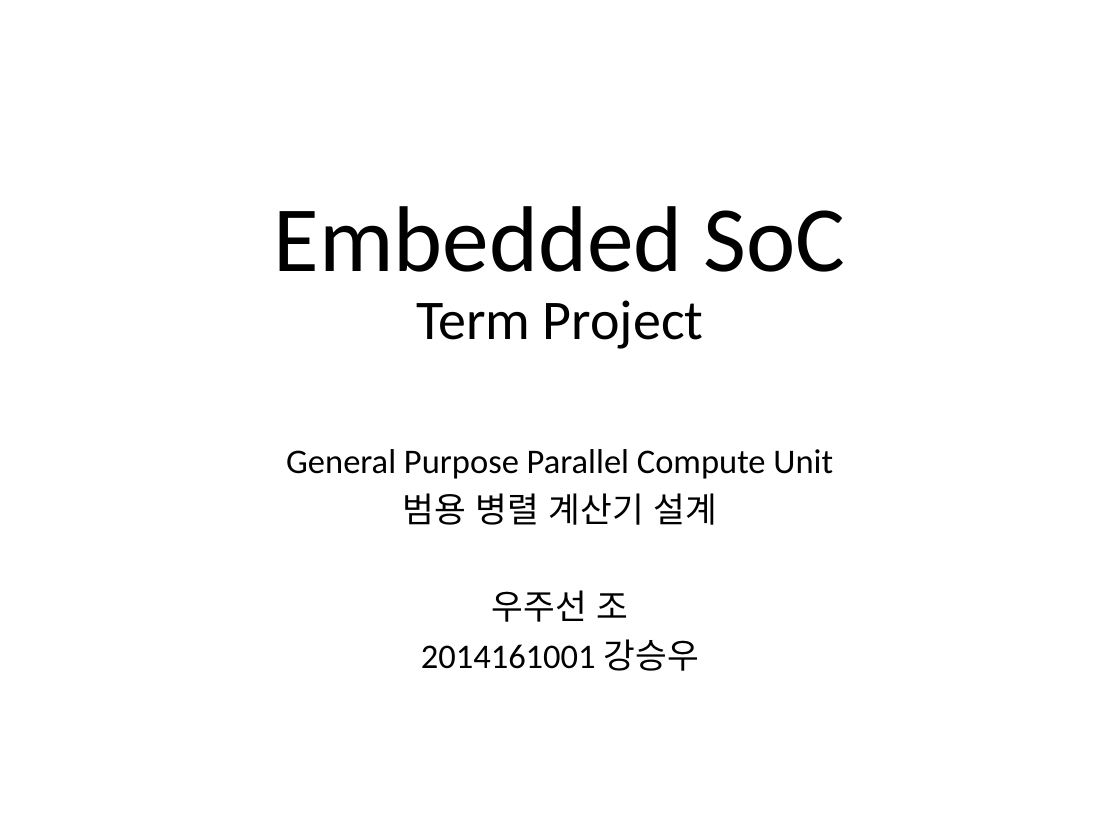
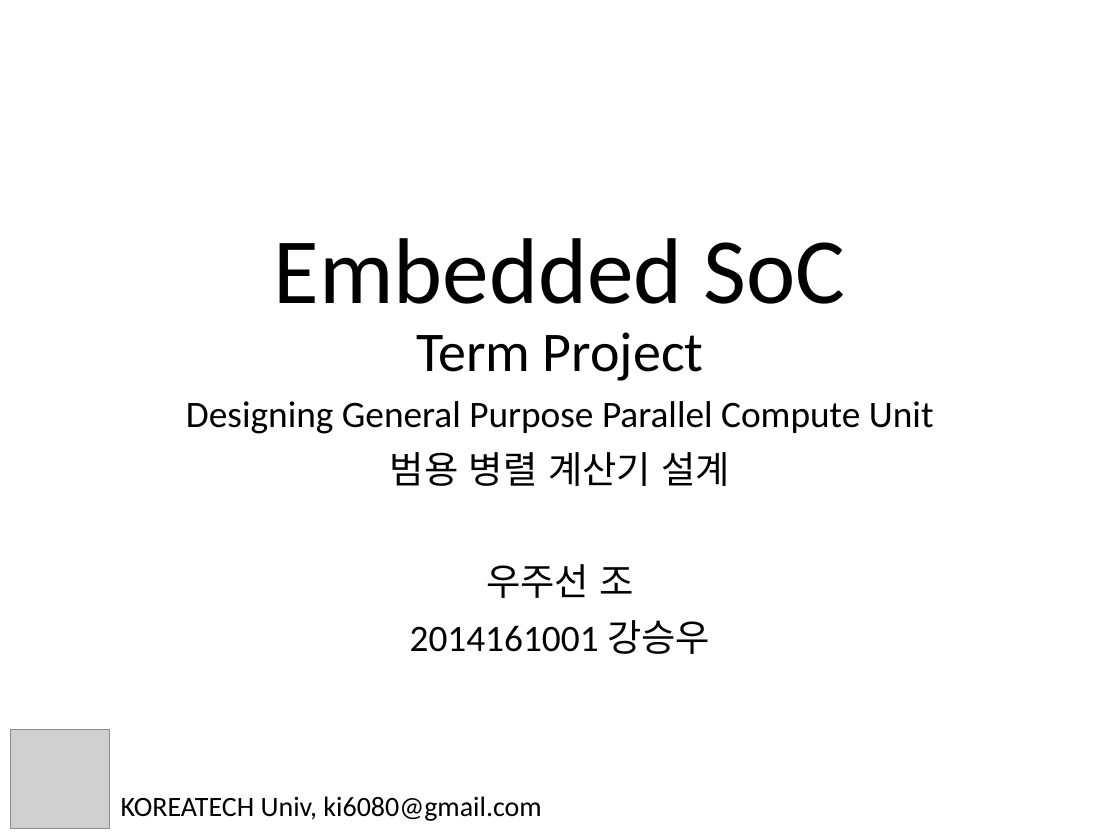
Before and after one commit to HappyNY/y3s1_socterm, a slide deck: slide 1 of docs/term_mid_우주선.pptx. Drawn at 1120x840 pixels with LibreOffice and Linux fonts; fonts in the diff are those of the drawing; grey boxes stand for pictures. Boxes give left, top, right and bottom in pixels: in the first picture for what was removed or moved away, otherwise in the second. Text is boxed around its words. In the diff, an @@ line names an element or a change of style, - is before the commit and + after.

Commit message:
Finish midterm report
- And some references for fixed point unit

```diff
--- a/docs/term_mid_우주선.pptx
+++ b/docs/term_mid_우주선.pptx
@@ title "Embedded SoC Term Project" moved from (x1=274, y1=206, x2=846, y2=349) to (x1=274, y1=238, x2=846, y2=381) @@
@@ subtitle "Designing General Purpose Parallel Compute ..." moved from (x1=286, y1=449, x2=833, y2=671) to (x1=186, y1=401, x2=934, y2=654) @@
@@ subtitle at (x1=186, y1=401, x2=934, y2=434): text changed; size 22.2 to 24 pt @@
-General Purpose Parallel Compute Unit
+Designing General Purpose Parallel Compute Unit
@@ subtitle at (x1=390, y1=452, x2=731, y2=654): size 22.2 to 24 pt in "범용 병렬 계산기 설계", "우주선 조", "2014161001 강승우"; line spacing 0.8 to 0.9 @@
@@ picture added at (x1=10, y1=729, x2=110, y2=829) @@
@@ text added at (x1=121, y1=796, x2=541, y2=821), 18 pt, text #000000 @@
+KOREATECH Univ, ki6080@gmail.com
```
Also in this commit, not shown: 4 other slides changed, 12 slides added, 3 slides removed, 10 other files.
